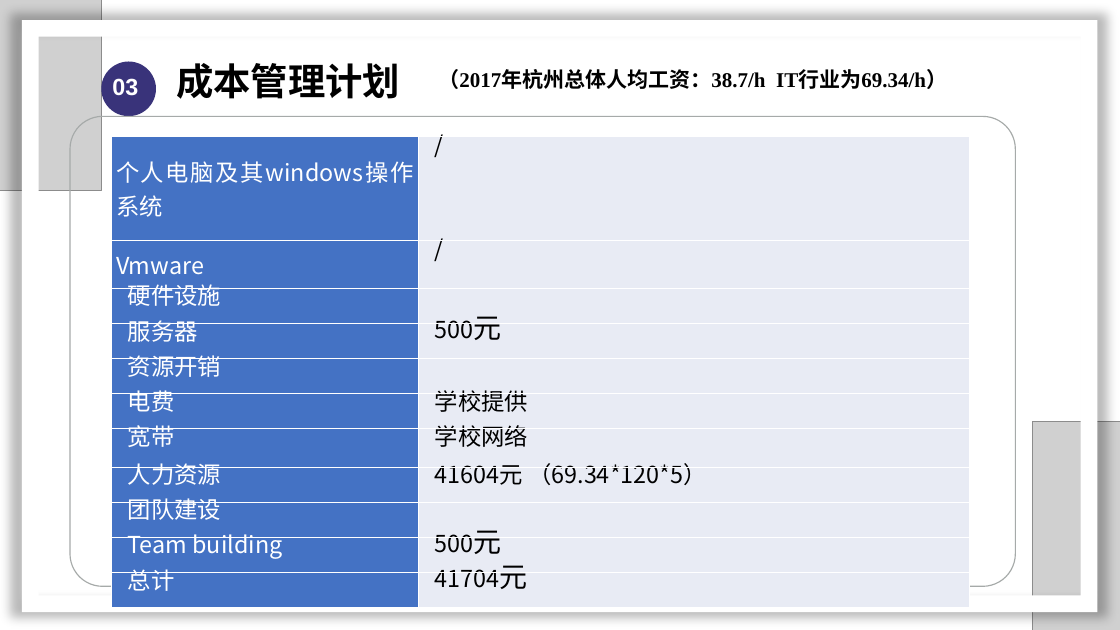
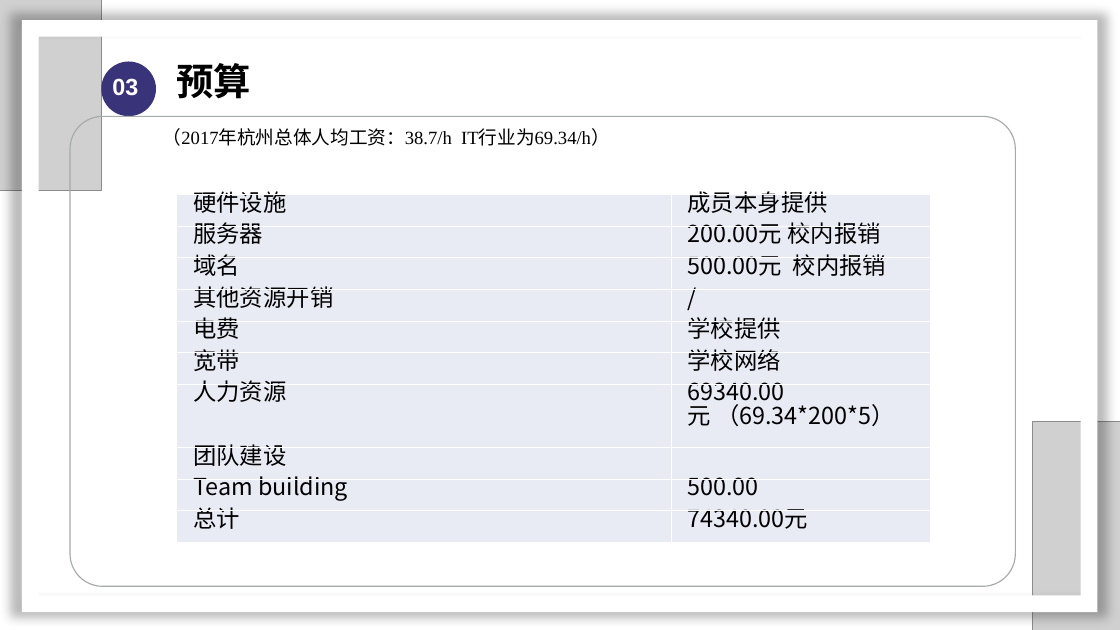
Before and after one commit to SarielX98/PRD2018G14, a slide deck: slide 44 of 受控文档/PPT/PRD2018-G14-软件需求工程审核PPT.pptx (slide 47 before the commit). Drawn at 1120x630 pixels with LibreOffice and Linux fonts; fonts in the diff are those of the drawing; grey boxes stand for pictures; background and template pictures are left out. Boxes give left, top, right and bottom in pixels: in the first picture for what was removed or moved away, otherwise in the second. Text is boxed around its words. In the diff, an @@ line names an element or a change of style, - is before the commit and + after.

```diff
--- a/受控文档/PPT/PRD2018-G14-软件需求工程审核PPT.pptx
+++ b/受控文档/PPT/PRD2018-G14-软件需求工程审核PPT.pptx
@@ text at [176, 63, 251, 99]: text changed @@
-成本管理计划
+预算
@@ text "（2017年杭州总体人均工资：38.7/h IT行业为69.34/h）": place and size @@
-text "（2017年杭州总体人均工资：38.7/h IT行业为69.34/h）" at [438, 69, 947, 89]
+text "（2017年杭州总体人均工资：38.7/h IT行业为69.34/h）" at [163, 128, 610, 146]
@@ text "（2017年杭州总体人均工资：38.7/h IT行业为69.34/h）" at [163, 128, 610, 146]: size 18 to 16 pt, bold off; indent changed @@
@@ table at [177, 194, 931, 543] @@
-row 1: 个人电脑及其windows操作系统 | /
-row 2: Vmware | /
-row 3: 硬件设施 | 
-row 4: 服务器 | 500元
-row 5: 资源开销 | 
+row 1: 硬件设施 | 成员本身提供
+row 2: 服务器 | 200.00元 校内报销
+row 3: 域名 | 500.00元 校内报销
+row 4: 其他资源开销 | /
-row 7, column 2: 41604元 （69.34*120*5）
+row 7, column 2: 69340.00 / 元 （69.34*200*5）
-row 9, column 2: 500元
+row 9, column 2: 500.00
-row 10, column 2: 41704元
+row 10, column 2: 74340.00元
@@ table: place and size @@
-table at [111, 136, 970, 607]
+table at [177, 194, 931, 543]
```
Also in this commit, not shown: 20 other slides changed, 12 slides added, 22 slides removed.
